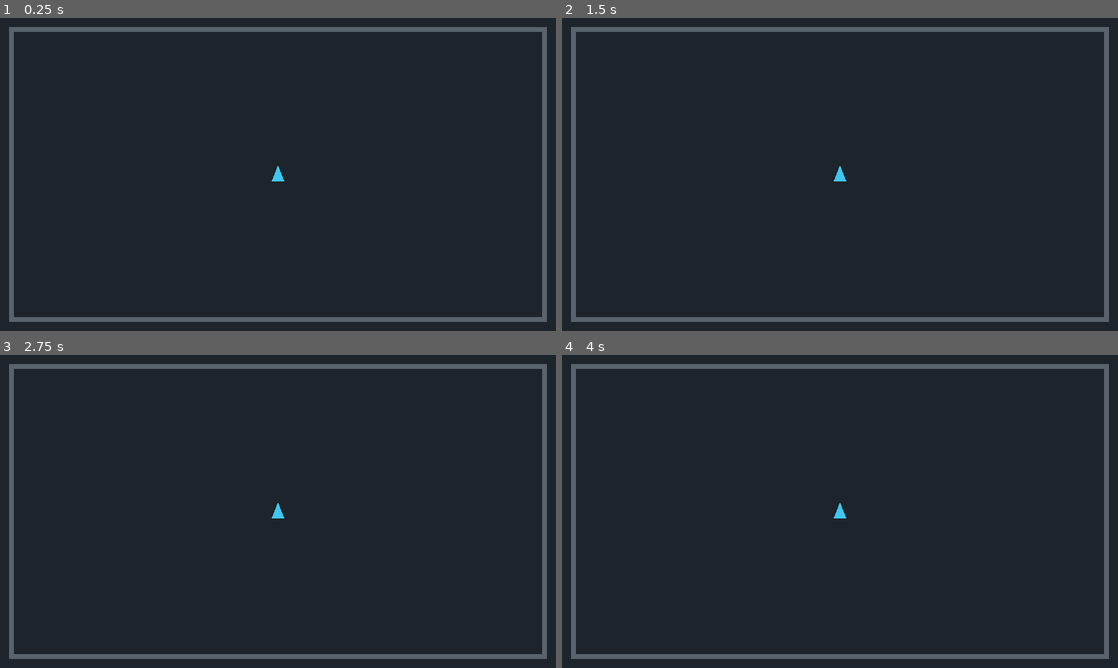
Above: before the commit, frames 1-4 (two rows, left to right).
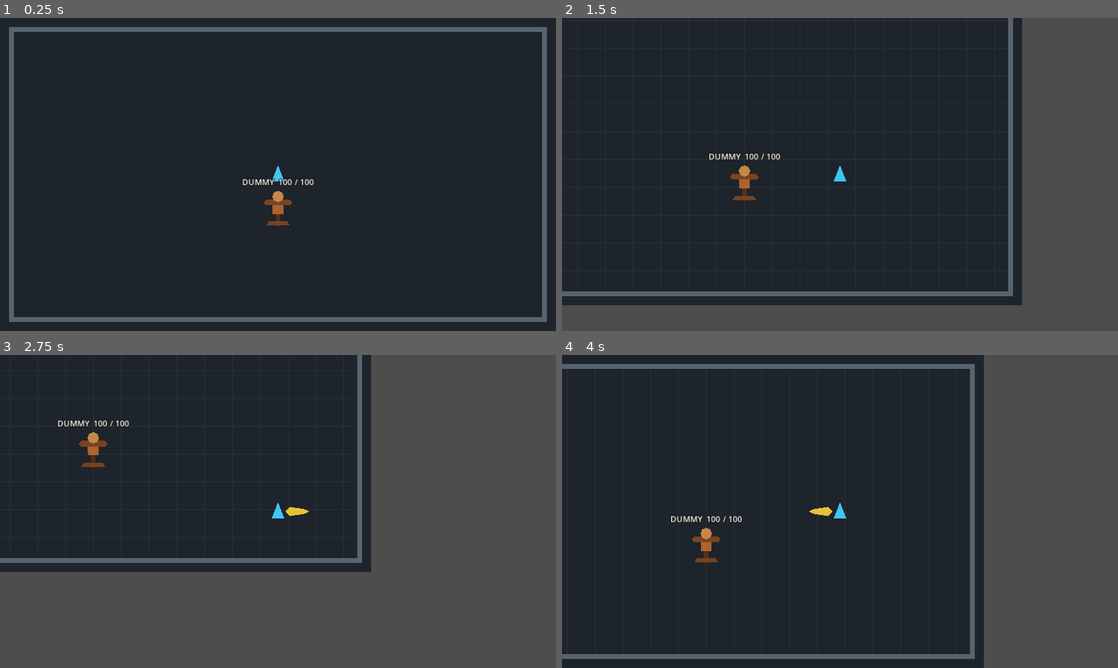
Above: after the commit, the same moments.

Repository: kartorhys-ship-it/mini-action-rpg
Game: Godot game, scene res://game/world/main.tscn
The game is run twice, just before and just after one commit, with the same random seed, the same clock (stepped at 60 frames per second) and the same inputs.
Inputs:
- Up to frame 1 (0.25 s): no input
- Up to frame 2 (1.5 s): tap Enter at 0.5 s; hold D (move_right, bound only after the commit) 0.53-1.28 s; tap Space (attack, bound only after the commit) at 0.6, 1.35 s; hold S (move_down, bound only after the commit) from 1.28 s (still down)
- Up to frame 3 (2.75 s): release S (move_down, bound only after the commit) at 2.03 s; hold D (move_right, bound only after the commit) from 2.03 s (still down); tap Space (attack, bound only after the commit) at 2.1 s
- Up to frame 4 (4 s): release D (move_right, bound only after the commit) at 2.78 s; hold W (move_up, bound only after the commit) 2.78-3.53 s; tap Space (attack, bound only after the commit) at 2.85, 3.6 s; hold A (move_left, bound only after the commit) from 3.53 s (still down)

The runs differ from the first frame. In frame 1, 0.4% of the frame differs, in the area x 43-57%, y 51-67%; in frame 2, 28%; in frame 3, 57%, in the area x 0-100%, y 0-100%; in frame 4, 26%.

Commit message:
feat: add player combat and training dummy

Diff:
--- /dev/null
+++ b/game/enemies/training_dummy.gd
@@ -0,0 +1,27 @@
+extends StaticBody2D
+
+@onready var _health_component: Node = $HealthComponent
+@onready var _health_label: Label = $HealthLabel
+@onready var _dummy_art: Node2D = $DummyArt
+
+
+func _ready() -> void:
+	_health_component.connect(&"health_changed", _on_health_changed)
+	_health_component.connect(&"died", _on_died)
+	_on_health_changed(
+		float(_health_component.get("current_health")),
+		float(_health_component.get("maximum_health"))
+	)
+
+
+func receive_damage(amount: float) -> void:
+	_health_component.call(&"take_damage", amount)
+
+
+func _on_health_changed(current_health: float, maximum_health: float) -> void:
+	_health_label.text = "DUMMY  %d / %d" % [roundi(current_health), roundi(maximum_health)]
+
+
+func _on_died() -> void:
+	_dummy_art.modulate = Color(0.42, 0.42, 0.42, 1.0)
+	_health_label.text = "DUMMY DOWN"
--- /dev/null
+++ b/game/enemies/training_dummy.tscn
@@ -0,0 +1,54 @@
+[gd_scene load_steps=4 format=3]
+
+[ext_resource type="Script" path="res://game/enemies/training_dummy.gd" id="1_dummy"]
+[ext_resource type="Script" path="res://game/player/health_component.gd" id="2_health"]
+
+[sub_resource type="RectangleShape2D" id="RectangleShape2D_dummy"]
+size = Vector2(32, 36)
+
+[node name="TrainingDummy" type="StaticBody2D"]
+collision_layer = 4
+collision_mask = 0
+script = ExtResource("1_dummy")
+
+[node name="CollisionShape2D" type="CollisionShape2D" parent="."]
+shape = SubResource("RectangleShape2D_dummy")
+
+[node name="DummyArt" type="Node2D" parent="."]
+
+[node name="Post" type="Polygon2D" parent="DummyArt"]
+polygon = PackedVector2Array(-4, -7, 4, -7, 4, 29, -4, 29)
+color = Color(0.34, 0.19, 0.1, 1)
+
+[node name="Base" type="Polygon2D" parent="DummyArt"]
+polygon = PackedVector2Array(-16, 21, 16, 21, 21, 28, -21, 28)
+color = Color(0.46, 0.27, 0.13, 1)
+
+[node name="Torso" type="Polygon2D" parent="DummyArt"]
+polygon = PackedVector2Array(-10, -16, 10, -16, 9, 8, -9, 8)
+color = Color(0.68, 0.39, 0.19, 1)
+
+[node name="Arms" type="Polygon2D" parent="DummyArt"]
+polygon = PackedVector2Array(-25, -12, -20, -17, 20, -17, 25, -12, 21, -7, -21, -7)
+color = Color(0.48, 0.27, 0.13, 1)
+
+[node name="Head" type="Polygon2D" parent="DummyArt"]
+position = Vector2(0, -22)
+polygon = PackedVector2Array(-7, -7, 0, -10, 7, -7, 10, 0, 7, 7, 0, 10, -7, 7, -10, 0)
+color = Color(0.78, 0.53, 0.29, 1)
+
+[node name="HealthLabel" type="Label" parent="."]
+offset_left = -70.0
+offset_top = -58.0
+offset_right = 70.0
+offset_bottom = -34.0
+theme_override_colors/font_color = Color(1, 1, 1, 1)
+theme_override_colors/font_outline_color = Color(0.05, 0.04, 0.03, 1)
+theme_override_constants/outline_size = 4
+theme_override_font_sizes/font_size = 14
+text = "DUMMY  100 / 100"
+horizontal_alignment = 1
+vertical_alignment = 1
+
+[node name="HealthComponent" type="Node" parent="."]
+script = ExtResource("2_health")
--- /dev/null
+++ b/game/player/health_component.gd
@@ -0,0 +1,41 @@
+extends Node
+
+signal health_changed(current_health: float, maximum_health: float)
+signal died
+
+@export_range(1.0, 10000.0, 1.0) var maximum_health: float = 100.0
+
+var current_health: float = 0.0
+var is_dead: bool = false
+
+
+func _ready() -> void:
+	current_health = maximum_health
+	health_changed.emit(current_health, maximum_health)
+
+
+func take_damage(amount: float) -> void:
+	if is_dead or amount <= 0.0:
+		return
+
+	var previous_health: float = current_health
+	current_health = maxf(current_health - amount, 0.0)
+	if current_health == previous_health:
+		return
+
+	var reached_zero: bool = current_health <= 0.0
+	if reached_zero:
+		is_dead = true
+	health_changed.emit(current_health, maximum_health)
+	if reached_zero:
+		died.emit()
+
+
+func heal(amount: float) -> void:
+	if is_dead or amount <= 0.0:
+		return
+
+	var previous_health: float = current_health
+	current_health = minf(current_health + amount, maximum_health)
+	if current_health != previous_health:
+		health_changed.emit(current_health, maximum_health)
--- /dev/null
+++ b/game/player/player.gd
@@ -0,0 +1,75 @@
+extends CharacterBody2D
+
+@export_range(1.0, 1000.0, 1.0) var movement_speed: float = 220.0
+@export_range(0.1, 2.0, 0.05) var attack_duration: float = 0.16
+@export_range(0.1, 3.0, 0.05) var attack_cooldown: float = 0.75
+@export_range(0.0, 100.0, 1.0) var attack_damage: float = 25.0
+@export_range(0.2, 2.0, 0.05) var attack_visual_duration: float = 0.7
+
+var facing_direction: Vector2 = Vector2.DOWN
+var _attack_ready: bool = true
+var _hit_targets: Array[Node] = []
+
+@onready var _attack_area: Area2D = $AttackArea
+@onready var _attack_shape: CollisionShape2D = $AttackArea/CollisionShape2D
+@onready var _attack_visual: Polygon2D = $AttackArea/AttackVisual
+
+
+func _physics_process(_delta: float) -> void:
+	var input_direction: Vector2 = Input.get_vector(
+		"move_left",
+		"move_right",
+		"move_up",
+		"move_down"
+	)
+	if not input_direction.is_zero_approx():
+		facing_direction = input_direction.normalized()
+		_attack_area.position = facing_direction * 24.0
+		_attack_area.rotation = facing_direction.angle() + PI / 2.0
+	velocity = input_direction * movement_speed
+	move_and_slide()
+	if Input.is_action_just_pressed("attack"):
+		_start_attack()
+
+
+func _start_attack() -> void:
+	if not _attack_ready:
+		return
+	_attack_ready = false
+	_hit_targets.clear()
+	_attack_shape.set_deferred("disabled", false)
+	_attack_area.set_deferred("monitoring", true)
+	_attack_visual.visible = true
+	_attack_area.force_update_transform()
+	await get_tree().physics_frame
+	for target: Node in _attack_area.get_overlapping_bodies():
+		_hit_target(target)
+	await get_tree().create_timer(attack_duration).timeout
+	_attack_shape.set_deferred("disabled", true)
+	_attack_area.set_deferred("monitoring", false)
+	await get_tree().create_timer(maxf(0.0, attack_visual_duration - attack_duration)).timeout
+	_attack_visual.visible = false
+	await get_tree().create_timer(maxf(0.0, attack_cooldown - attack_visual_duration)).timeout
+	_attack_ready = true
+
+
+func _on_attack_area_body_entered(body: Node2D) -> void:
+	if not _attack_ready and not _attack_shape.disabled:
+		_hit_target(body)
+
+
+func _hit_target(target: Node) -> void:
+	if target in _hit_targets:
+		return
+	if not target.has_method("receive_damage"):
+		return
+	_hit_targets.append(target)
+	target.call("receive_damage", attack_damage)
+
+
+func _on_health_component_died() -> void:
+	velocity = Vector2.ZERO
+	set_physics_process(false)
+	_attack_area.set_deferred("monitoring", false)
+	_attack_shape.set_deferred("disabled", true)
+	_attack_visual.visible = false
--- a/game/world/main.tscn
+++ b/game/world/main.tscn
@@ -1,12 +1,18 @@
-[gd_scene load_steps=4 format=3]
+[gd_scene load_steps=8 format=3]
 
 [ext_resource type="Script" path="res://game/world/main.gd" id="1_world"]
+[ext_resource type="Script" path="res://game/player/player.gd" id="2_player"]
+[ext_resource type="Script" path="res://game/player/health_component.gd" id="3_health"]
+[ext_resource type="PackedScene" path="res://game/enemies/training_dummy.tscn" id="4_dummy"]
 
 [sub_resource type="RectangleShape2D" id="RectangleShape2D_player"]
 size = Vector2(22, 28)
 
 [sub_resource type="RectangleShape2D" id="RectangleShape2D_wall"]
 size = Vector2(960, 24)
+
+[sub_resource type="CircleShape2D" id="CircleShape2D_attack"]
+radius = 25.0
 
 [node name="Main" type="Node2D"]
 script = ExtResource("1_world")
@@ -15,6 +21,10 @@
 position = Vector2(480, 270)
 collision_layer = 2
 collision_mask = 1
+script = ExtResource("2_player")
+
+[node name="TrainingDummy" parent="." instance=ExtResource("4_dummy")]
+position = Vector2(480, 330)
 
 [node name="Placeholder" type="Polygon2D" parent="Player"]
 polygon = PackedVector2Array(-11, 12, 0, -16, 11, 12)
@@ -22,6 +32,24 @@
 
 [node name="CollisionShape2D" type="CollisionShape2D" parent="Player"]
 shape = SubResource("RectangleShape2D_player")
+
+[node name="HealthComponent" type="Node" parent="Player"]
+script = ExtResource("3_health")
+
+[node name="AttackArea" type="Area2D" parent="Player"]
+position = Vector2(0, 24)
+collision_layer = 0
+collision_mask = 4
+monitoring = false
+
+[node name="CollisionShape2D" type="CollisionShape2D" parent="Player/AttackArea"]
+shape = SubResource("CircleShape2D_attack")
+disabled = true
+
+[node name="AttackVisual" type="Polygon2D" parent="Player/AttackArea"]
+visible = false
+polygon = PackedVector2Array(-8, 4, -4, -22, 0, -30, 4, -22, 8, 4, 0, 11)
+color = Color(1, 0.82, 0.22, 0.9)
 
 [node name="Camera2D" type="Camera2D" parent="Player"]
 position_smoothing_enabled = false
@@ -47,3 +75,6 @@
 position = Vector2(928, 270)
 rotation = 1.5708
 shape = SubResource("RectangleShape2D_wall")
+
+[connection signal="died" from="Player/HealthComponent" to="Player" method="_on_health_component_died"]
+[connection signal="body_entered" from="Player/AttackArea" to="Player" method="_on_attack_area_body_entered"]
--- a/project.godot
+++ b/project.godot
@@ -30,3 +30,26 @@
 gdscript/warnings/unsafe_property_access=1
 gdscript/warnings/unsafe_method_access=1
 gdscript/warnings/unsafe_cast=1
+
+[input]
+
+move_left={
+"deadzone": 0.5,
+"events": [Object(InputEventKey,"physical_keycode":65), Object(InputEventKey,"physical_keycode":4194319)]
+}
+move_right={
+"deadzone": 0.5,
+"events": [Object(InputEventKey,"physical_keycode":68), Object(InputEventKey,"physical_keycode":4194321)]
+}
+move_up={
+"deadzone": 0.5,
+"events": [Object(InputEventKey,"physical_keycode":87), Object(InputEventKey,"physical_keycode":4194320)]
+}
+move_down={
+"deadzone": 0.5,
+"events": [Object(InputEventKey,"physical_keycode":83), Object(InputEventKey,"physical_keycode":4194322)]
+}
+attack={
+"deadzone": 0.5,
+"events": [Object(InputEventKey,"physical_keycode":32)]
+}
--- /dev/null
+++ b/tests/test_training_dummy.gd
@@ -0,0 +1,41 @@
+extends SceneTree
+
+const MAIN_SCENE: PackedScene = preload("res://game/world/main.tscn")
+
+
+func _initialize() -> void:
+	_run_test.call_deferred()
+
+
+func _run_test() -> void:
+	var main_scene: Node2D = MAIN_SCENE.instantiate() as Node2D
+	root.add_child(main_scene)
+	await physics_frame
+	await physics_frame
+
+	var player: CharacterBody2D = main_scene.get_node("Player") as CharacterBody2D
+	var dummy: StaticBody2D = main_scene.get_node("TrainingDummy") as StaticBody2D
+	var health_component: Node = dummy.get_node("HealthComponent")
+	var health_label: Label = dummy.get_node("HealthLabel") as Label
+
+	player.call("_start_attack")
+	await create_timer(0.9).timeout
+
+	var current_health: float = float(health_component.get("current_health"))
+	if not is_equal_approx(current_health, 75.0):
+		push_error("Expected one sword hit to leave the dummy at 75 health; got %.1f." % current_health)
+		quit(1)
+		return
+	if health_label.text != "DUMMY  75 / 100":
+		push_error("Expected the dummy health label to show 75 / 100; got '%s'." % health_label.text)
+		quit(1)
+		return
+
+	dummy.call("receive_damage", 100.0)
+	if health_label.text != "DUMMY DOWN":
+		push_error("Expected the defeated dummy to remain visible and show DUMMY DOWN.")
+		quit(1)
+		return
+
+	print("Training dummy test passed: one sword swing caused one 25-point hit, and defeat feedback updated.")
+	quit(0)
Not shown, added: game/enemies/training_dummy.gd.uid
Not shown, added: game/player/health_component.gd.uid
Not shown, added: game/player/player.gd.uid
Not shown, added: tests/test_training_dummy.gd.uid
Not shown, changed: README.md
Not shown, changed: docs/ARCHITECTURE.md
Not shown, changed: docs/ROADMAP.md
Not shown, added: features/player_health/ACCEPTANCE.md
Not shown, added: features/player_health/SPEC.md
Not shown, added: features/player_health/WORK_RECORD.md
Not shown, changed: features/player_movement/ACCEPTANCE.md
Not shown, changed: features/player_movement/SPEC.md
(and 8 more such lines)
